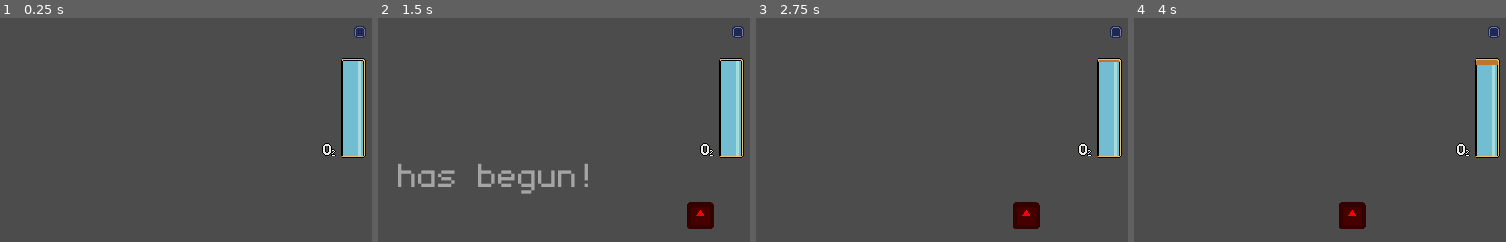
Above: before the commit, frames 1-4 (left to right).
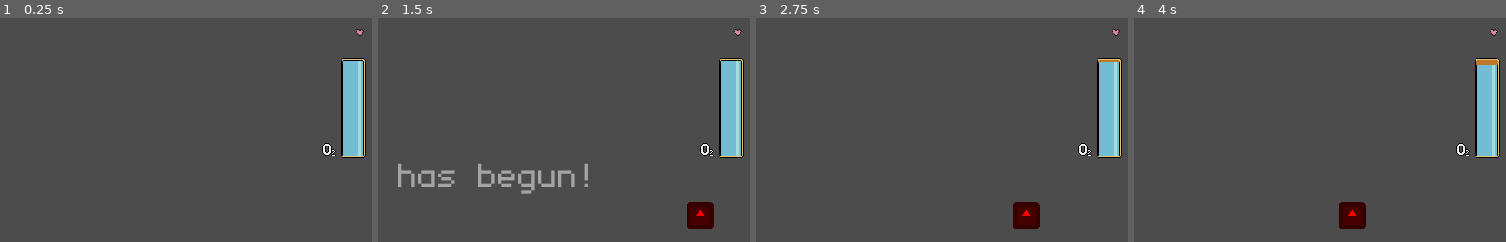
Above: after the commit, the same moments.

Repository: dmitriy-shmilo/gwj41
Game: Godot game, scene res://game_screen/game_screen.tscn
Same seed, same stepped clock (60 frames per second), same inputs: the game is played once before the commit and once after it. The engine's default icon, where the game draws it, is replaced by a stand-in: a white triangle on a blue panel in a dark square.
Inputs (mouse positions are % of the whole screen's width and height, from its top left):
- Up to frame 1 (0.25 s): no input
- Up to frame 2 (1.5 s): tap Enter at 0.5 s; move the mouse to (71, 45) at 0.52 s; hold D (right) 0.53-1.28 s; tap Space (interact) at 0.6, 1.35 s; click (71, 45) at 0.67 s; move the mouse to (26, 55) at 1.27 s; hold S (down) from 1.28 s (still down)
- Up to frame 3 (2.75 s): move the mouse to (58, 28) at 2.02 s; release S (down) at 2.03 s; hold D (right) from 2.03 s (still down); tap Space (interact) at 2.1 s
- Up to frame 4 (4 s): move the mouse to (42, 70) at 2.77 s; release D (right) at 2.78 s; hold W (up) 2.78-3.53 s; tap Space (interact) at 2.85, 3.6 s; click (42, 70) at 2.92 s; move the mouse to (80, 65) at 3.52 s; hold A (left) from 3.53 s (still down)
The pictures show only the part of the screen within x 50-100%, y 8-57%; the shares and areas given below are measured in that part.

The runs differ from the first frame. In frame 1, 0.2% of the frame differs, in the area x 95-99%, y 3-9%; in frame 2, 0.2%; in frame 3, 0.2%; in frame 4, 0.2%.

Commit message:
Show empty life containers.

Diff:
--- /dev/null
+++ b/src/assets/art/empty_life_icon.tres
@@ -0,0 +1,7 @@
+[gd_resource type="AtlasTexture" load_steps=2 format=2]
+
+[ext_resource path="res://assets/art/ui.png" type="Texture" id=1]
+
+[resource]
+atlas = ExtResource( 1 )
+region = Rect2( 496, 32, 16, 16 )
--- /dev/null
+++ b/src/assets/art/full_life_icon.tres
@@ -0,0 +1,7 @@
+[gd_resource type="AtlasTexture" load_steps=2 format=2]
+
+[ext_resource path="res://assets/art/ui.png" type="Texture" id=1]
+
+[resource]
+atlas = ExtResource( 1 )
+region = Rect2( 496, 16, 16, 16 )
--- a/src/game_screen/gui.gd
+++ b/src/game_screen/gui.gd
@@ -58,12 +58,8 @@
 		life_icons.resize(total)
 
 	for i in range(total):
-		var node = _lives_container.get_child(i)
-		# TODO: show empty life
-		if i < current:
-			node.visible = true
-		else:
-			node.visible = false
+		var node = _lives_container.get_child(total - i - 1)
+		node.is_full = i < current
 
 
 func update_distance(distance: float) -> void:
--- /dev/null
+++ b/src/game_screen/life_icon.gd
@@ -0,0 +1,14 @@
+extends TextureRect
+
+const FULL_LIFE_TEXTURE = preload("res://assets/art/full_life_icon.tres")
+const EMPTY_LIFE_TEXTURE = preload("res://assets/art/empty_life_icon.tres")
+
+var is_full setget set_is_full
+
+func _ready() -> void:
+	texture = FULL_LIFE_TEXTURE if is_full else EMPTY_LIFE_TEXTURE
+
+
+func set_is_full(value: bool) -> void:
+	is_full = value
+	texture = FULL_LIFE_TEXTURE if value else EMPTY_LIFE_TEXTURE
--- a/src/game_screen/life_icon.tscn
+++ b/src/game_screen/life_icon.tscn
@@ -1,15 +1,13 @@
 [gd_scene load_steps=3 format=2]
 
-[ext_resource path="res://assets/art/ui.png" type="Texture" id=1]
-
-[sub_resource type="AtlasTexture" id=2]
-atlas = ExtResource( 1 )
-region = Rect2( 0, 0, 16, 16 )
+[ext_resource path="res://assets/art/full_life_icon.tres" type="Texture" id=1]
+[ext_resource path="res://game_screen/life_icon.gd" type="Script" id=2]
 
 [node name="LifeIcon" type="TextureRect"]
 margin_right = 16.0
 margin_bottom = 16.0
-texture = SubResource( 2 )
+texture = ExtResource( 1 )
+script = ExtResource( 2 )
 __meta__ = {
 "_edit_use_anchors_": false
 }
